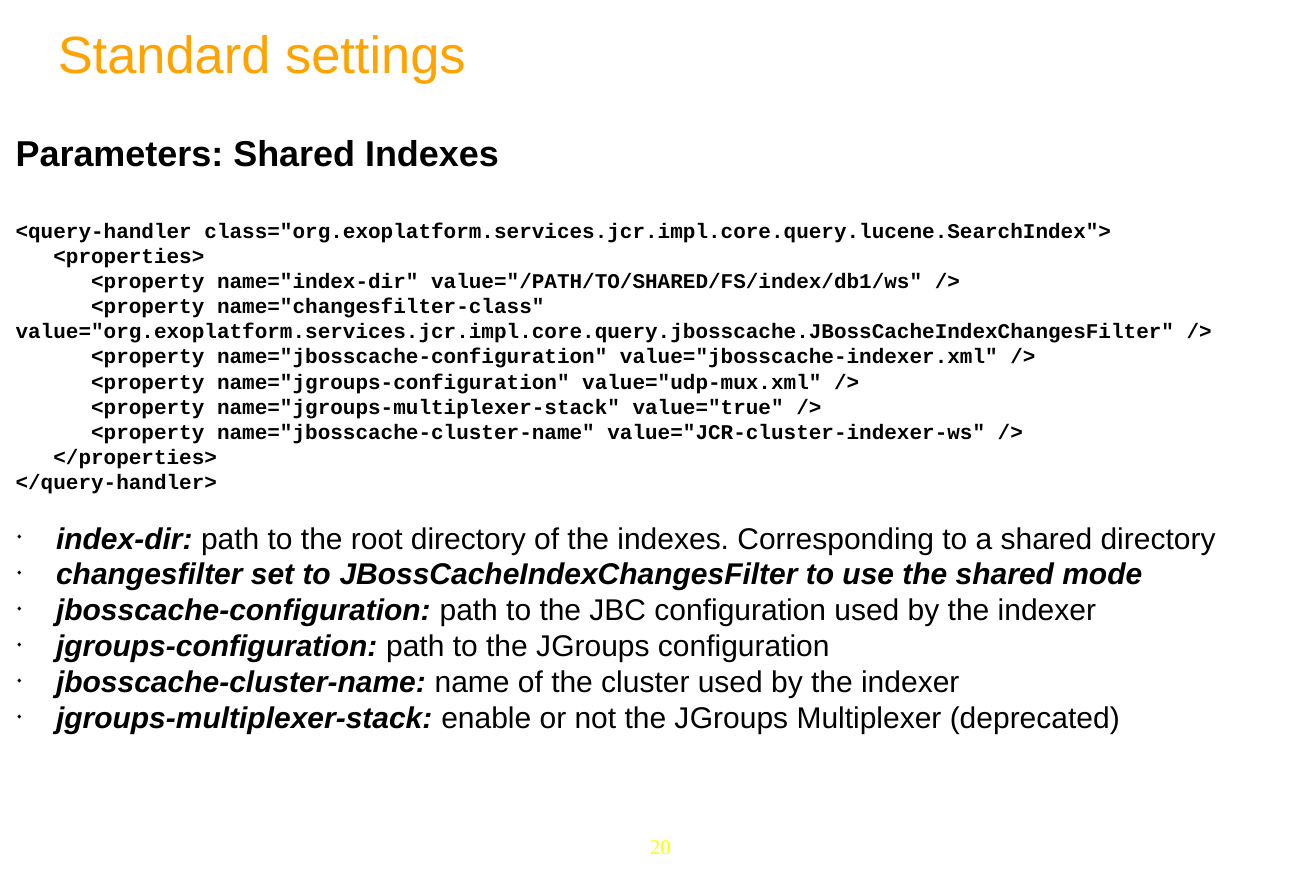
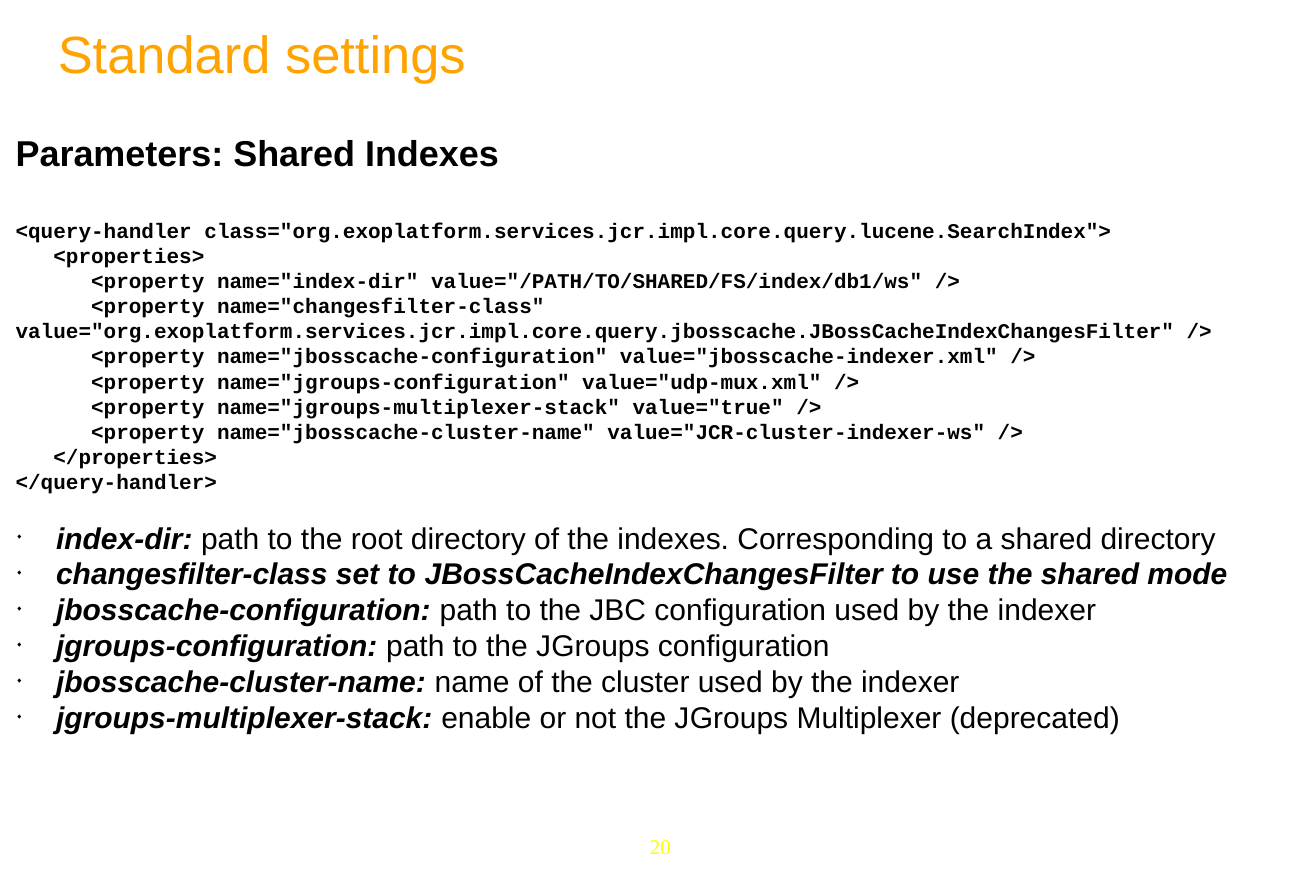
Before and after one commit to anhvurz90/training, a slide deck: slide 20 of JPP6-JCR/Day-5.pptx. Drawn at 1316x891 pixels with LibreOffice and Linux fonts; fonts in the diff are those of the drawing; background and template pictures are left out. Boxes give left, top, right and bottom in pixels: in the first picture for what was removed or moved away, otherwise in the second. Text is boxed around its words. In the diff, an @@ line names an element or a change of style, - is before the commit and + after.

```diff
--- a/JPP6-JCR/Day-5.pptx
+++ b/JPP6-JCR/Day-5.pptx
@@ text at <box>56,562,1227,590</box>: text changed @@
-◆ changesfilter set to JBossCacheIndexChangesFilter to use the shared mode
+◆ changesfilter-class set to JBossCacheIndexChangesFilter to use the shared mode
```
Also in this commit, not shown: 3 other slides changed.
